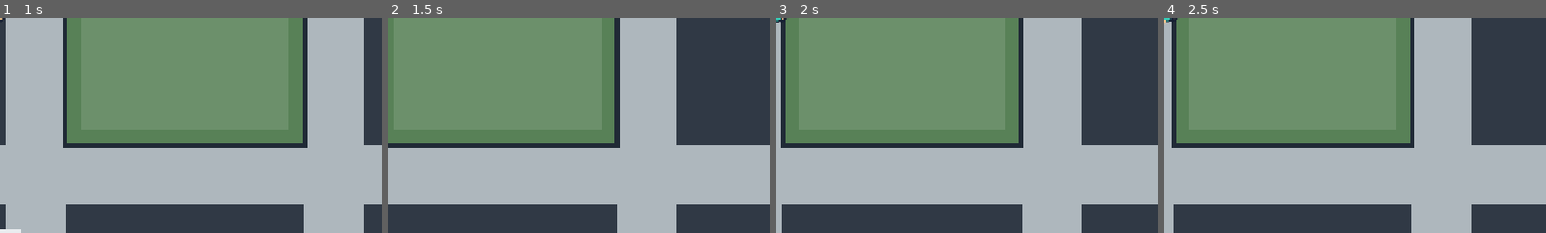
Above: before the commit, frames 1-4 (left to right).
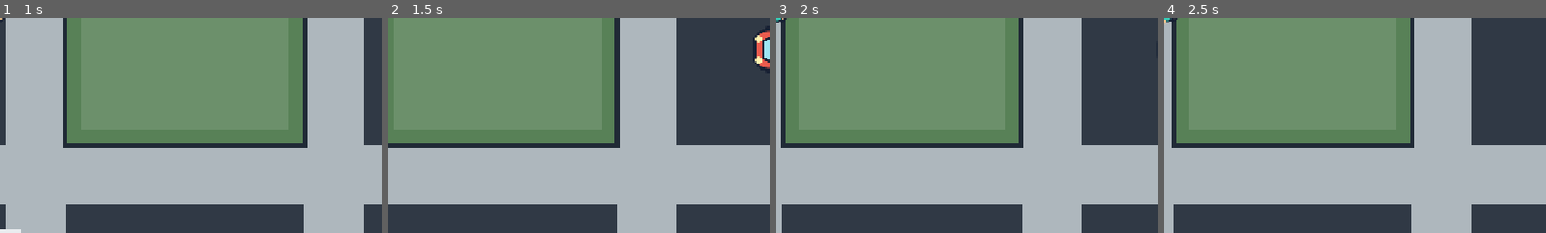
Above: after the commit, the same moments.

Repository: MiguelAlmeidaJ/Wildside
Game: Godot game, scene res://main.tscn
Same seed, same stepped clock (60 frames per second), same inputs: the game is played once before the commit and once after it.
Inputs (mouse positions are % of the whole screen's width and height, from its top left):
- Up to frame 1 (1 s): tap Enter at 0.5 s; move the mouse to (72, 45) at 0.52 s; hold D (move_right) from 0.53 s (still down); hold Shift (run) from 0.53 s (still down); click (72, 45) at 0.67 s
- Up to frame 2 (1.5 s): move the mouse to (30, 55) at 1.27 s; release D (move_right) at 1.28 s; release Shift (run) at 1.28 s; hold Space (brake) from 1.28 s (still down); tap Q (capture) at 1.35 s
- Up to frame 3 (2 s): keep holding Space (brake); tap Shift (run) at 1.55 s
- Up to frame 4 (2.5 s): move the mouse to (60, 28) at 2.02 s; release Space (brake) at 2.03 s; hold D (move_right) from 2.03 s (still down); hold E (interact) from 2.03 s (still down); tap Shift (run) at 2.3 s
The pictures show only the part of the screen within x 50-100%, y 50-100%; the shares and areas given below are measured in that part.

Frame 1 is identical in both runs. In frame 2, 0.8% of the frame differs, in the area x 95-100%, y 3-26%; in frame 3, less than 0.1%; in frame 4, nothing differs.

Commit message:
Populate city districts with NPCs and vehicles

Diff:
--- a/main.tscn
+++ b/main.tscn
@@ -11,9 +11,13 @@
 [ext_resource type="PackedScene" path="res://scenes/vehicles/police_car.tscn" id="9_police"]
 [ext_resource type="PackedScene" path="res://scenes/world/wilderness_zone.tscn" id="10_zone"]
 [ext_resource type="PackedScene" path="res://scenes/ui/hud.tscn" id="11_hud"]
+[ext_resource type="Script" path="res://scripts/world/district_tracker.gd" id="12_district"]
 
 [node name="Game" type="Node2D"]
 script = ExtResource("1_main")
+
+[node name="DistrictTracker" type="Node" parent="."]
+script = ExtResource("12_district")
 
 [node name="World" type="Node2D" parent="."]
 
@@ -37,6 +41,26 @@
 citizen_name = "Davi"
 dialogue = "Tem viaturas demais rondando o centro. Eu evitaria confusão."
 
+[node name="Luma" parent="World/Entities/NPCs" instance=ExtResource("6_npc")]
+position = Vector2(-1460, 470)
+citizen_name = "Luma"
+dialogue = "Aqui no residencial todo mundo sabe da vida de todo mundo. Até demais."
+
+[node name="Bruno" parent="World/Entities/NPCs" instance=ExtResource("6_npc")]
+position = Vector2(1460, 460)
+citizen_name = "Bruno"
+dialogue = "As fábricas fecharam cedo. Dizem que alguma coisa apareceu perto dos galpões."
+
+[node name="Nando" parent="World/Entities/NPCs" instance=ExtResource("6_npc")]
+position = Vector2(-540, 1460)
+citizen_name = "Nando"
+dialogue = "Na Zona Sul você encontra de tudo. O problema é saber de quem está comprando."
+
+[node name="Iara" parent="World/Entities/NPCs" instance=ExtResource("6_npc")]
+position = Vector2(560, 1440)
+citizen_name = "Iara"
+dialogue = "Se você viu uma criatura estranha, não foi o primeiro. Só o primeiro a voltar falando."
+
 [node name="Police1" parent="World/Entities/NPCs" instance=ExtResource("9_police")]
 position = Vector2(950, 0)
 
@@ -50,6 +74,14 @@
 [node name="Car" parent="World/Entities/Vehicles" instance=ExtResource("5_car")]
 position = Vector2(-90, 65)
 rotation = 0.18
+
+[node name="CarResidential" parent="World/Entities/Vehicles" instance=ExtResource("5_car")]
+position = Vector2(-1010, 610)
+rotation = 1.5708
+
+[node name="CarIndustrial" parent="World/Entities/Vehicles" instance=ExtResource("5_car")]
+position = Vector2(1010, 560)
+rotation = -1.5708
 
 [node name="Creatures" type="Node2D" parent="World/Entities"]
 
Not shown: 1 places in main.tscn that only renumber resources
